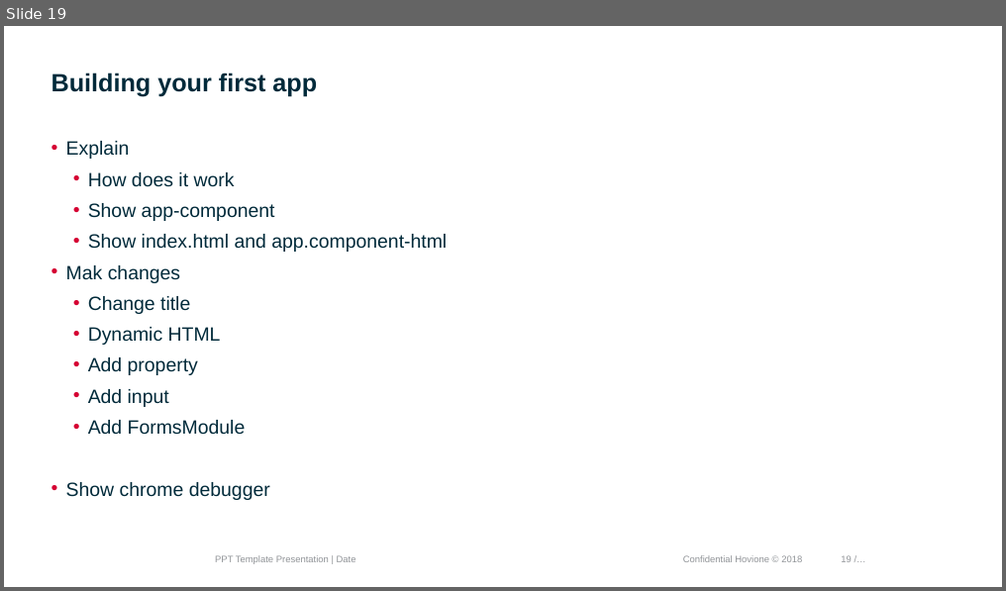
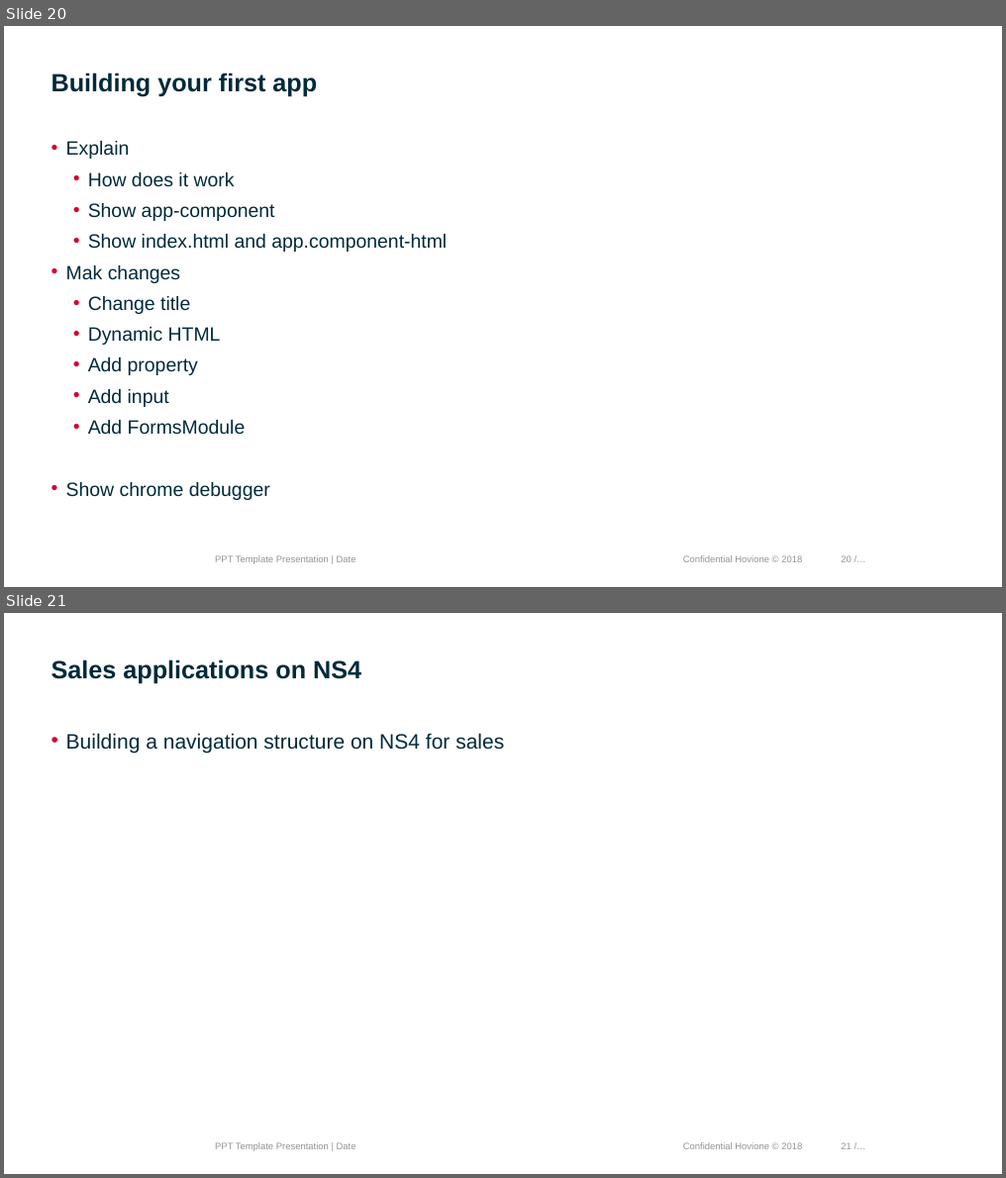
Before and after one commit to mvillax/IN.WS3, a slide deck: Front End Development.pptx. Shown one above the other, each under a label of ours: slide 19 before the commit, slides 20 and 21 after it. The pictures are 1006x591 and 1006x1178 pixels, drawn with LibreOffice and Linux fonts; fonts in the diff are those of the drawing; background and template pictures are left out. Boxes give left, top, right and bottom in pixels: in the first picture for what was removed or moved away, otherwise in the second. Text is boxed around its words. In the diff, an @@ line names an element or a change of style, - is before the commit and + after.

```diff
--- a/Front End Development.pptx
+++ b/Front End Development.pptx
@@ slide 21 added at bbox=[4, 613, 1002, 1174], background #FFFFFF; not listed: 3 template elements that a slide beside it also shows @@
@@ title added at bbox=[52, 660, 361, 684], 24 pt, text #002A3A, bold @@
+Sales applications on NS4
@@ text added at bbox=[66, 733, 504, 753], 20 pt, text #002A3A @@
+• Building a navigation structure on NS4 for sales
@@ what was slide 19 is now slide 20 @@
@@ page number at bbox=[841, 556, 851, 563]: text changed @@
-19 /…
+20 /…
```
Also in this commit, not shown: 2 slides changed, 2 other slides added.
